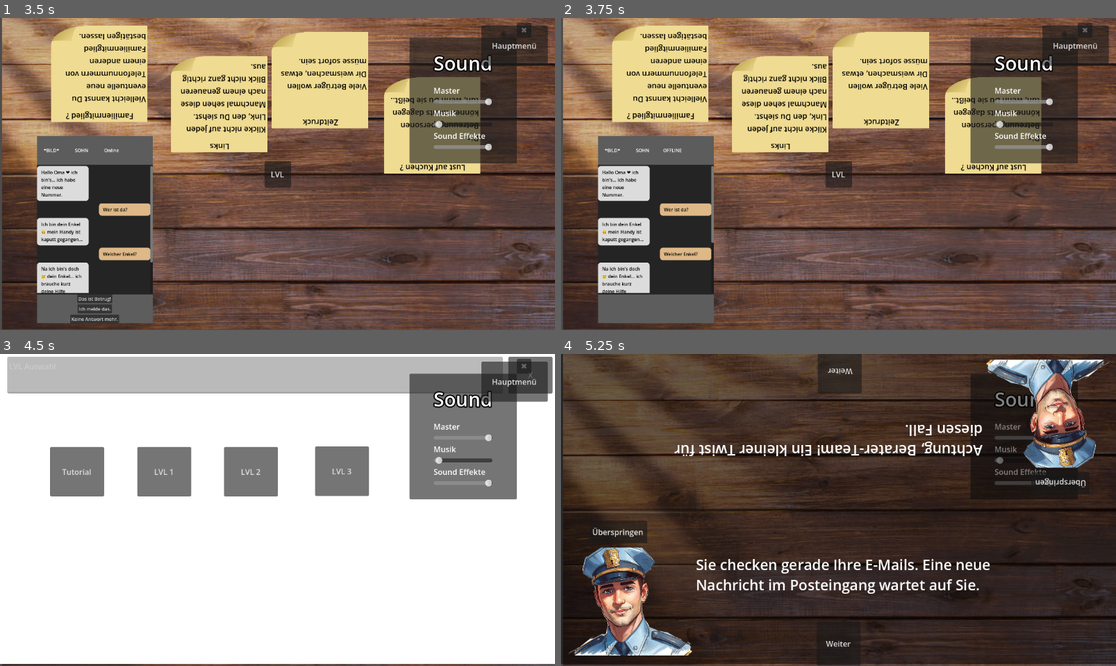
Above: before the commit, frames 1-4 (two rows, left to right).
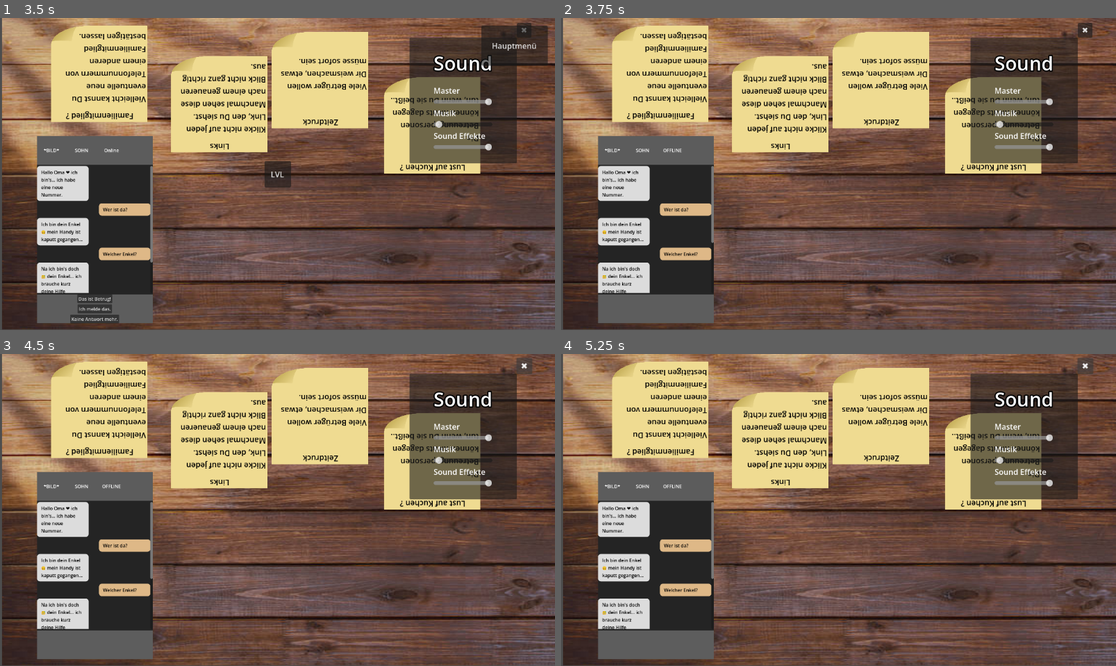
Above: after the commit, the same moments.

Repository: EgmundEGG/Enkeltrickbetr-ger-Spiel
Game: Godot game, scene res://Scenes/MainMenu.tscn
Two runs of this game, one before a commit and one after it. Both use one fixed random seed, a clock stepped at 60 frames per second and the inputs below.
Inputs:
- Up to frame 1 (3.5 s): click "Direktnachrichten" at 0.5 s; click "Wer ist da?" at 1.25 s; click "Welcher Enkel?" at 2 s; click "Wie heißt du?" at 2.75 s
- Up to frame 2 (3.75 s): click "Das ist Betrug!" at 3.5 s
- Up to frame 3 (4.5 s): click "LVL" (after the commit: "✖") at 4.25 s
- Up to frame 4 (5.25 s): click "LVL 1" (after the commit: "✖") at 5 s

Frame 1 is identical in both runs. In frame 2, 1.6% of the frame differs, in the area x 47-99%, y 2-55%; in frame 3, 98%, in the area x 0-100%, y 0-100%; in frame 4, 95%.

Commit message:
Logik-Fix
Doch umentschieden, dass man nicht in das Level-Menü geworfen werden sollte, sondern generell einfach weiterhin in dem beendeten Level ist.

Diff:
--- a/enkeltrick-betrug/Scenes/handy.gd
+++ b/enkeltrick-betrug/Scenes/handy.gd
@@ -23,11 +23,17 @@
 	chat.level_beendet.connect(_on_level_beendet)
 
 func _on_level_beendet(ergebnis_id: String):
-	await get_tree().create_timer(8.0).timeout # spiegelt den Delay wieder bis der Agent quatscht
+	lvl_button.hide()
+	main_button.hide()
+
+	await get_tree().create_timer(8.0).timeout # spiegelt den Delay wieder, bis der Agent quatscht
+
 	phase = "outro"
+	bereit_unten = false
+	bereit_oben = false
+
 	chat.hide()
 	infoText.hide()
-	lvl_button.hide()
 
 	var level_daten = load(aktuelles_level).new()
 
@@ -71,12 +77,7 @@
 			chat.lvlLoad(aktuelles_level)
 
 		elif phase == "outro":
-			lvl_auswahl.show()
+			chat.show()
+			infoText.show()
+			lvl_button.show()
 			main_button.show()
-
-		chat.show()
-		infoText.show()
-		lvl_button.show()
-		main_button.show()
-
-		chat.lvlLoad(aktuelles_level)
